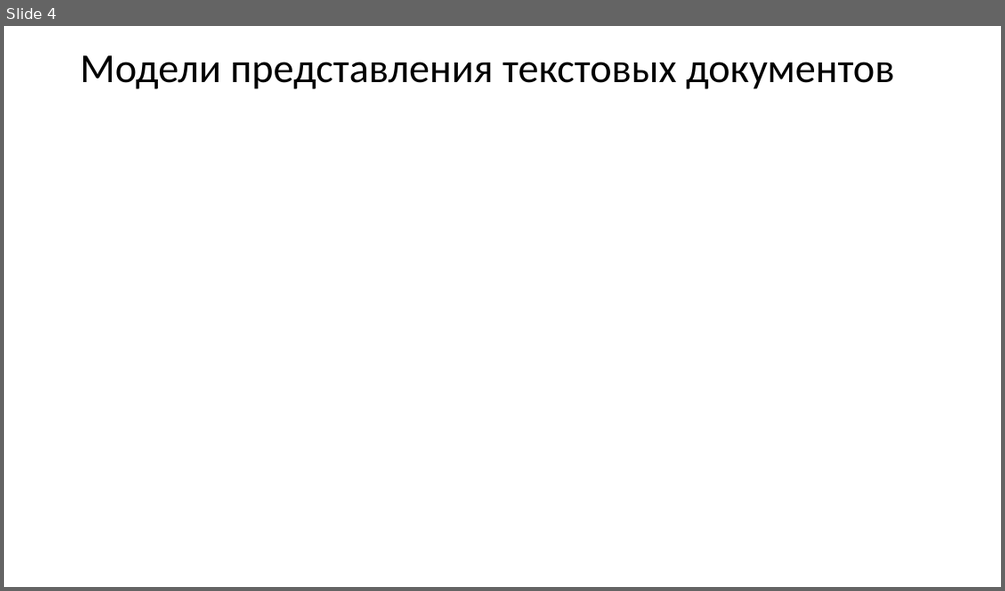
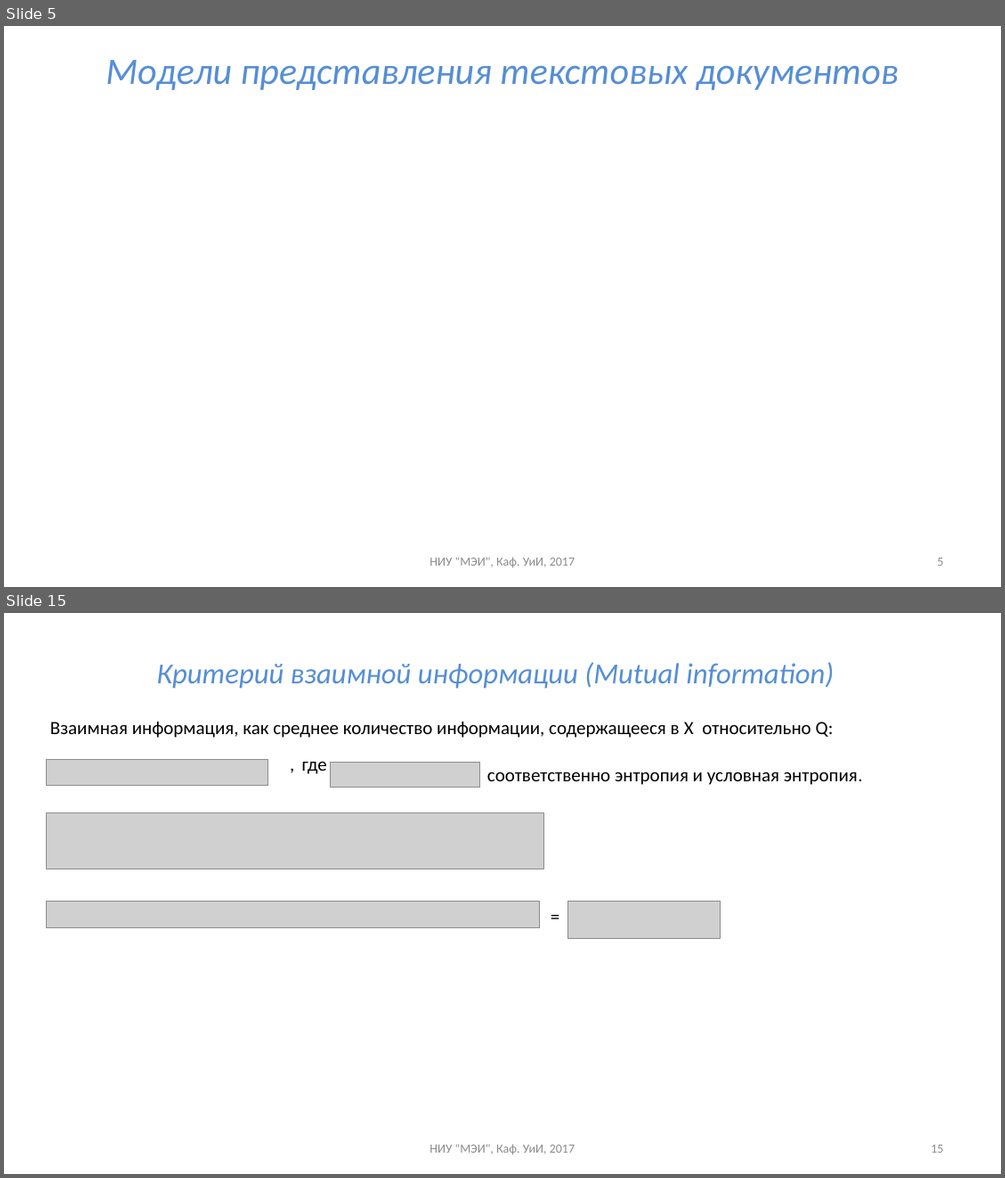
Before and after one commit to uii-mpei/uii-mpei.github.io, a slide deck: study/courses/iis/IIS_lec_2.pptx. Shown one above the other, each under a label of ours: slide 4 before the commit, slides 5 and 15 after it; the slides between them are not shown. The pictures are 1005x591 and 1005x1178 pixels, drawn with LibreOffice and Linux fonts; fonts in the diff are those of the drawing; grey boxes stand for pictures. Boxes give left, top, right and bottom in pixels: in the first picture for what was removed or moved away, otherwise in the second. Text is boxed around its words. In the diff, an @@ line names an element or a change of style, - is before the commit and + after.

```diff
--- a/study/courses/iis/IIS_lec_2.pptx
+++ b/study/courses/iis/IIS_lec_2.pptx
@@ slide 15 added at bbox=[4, 613, 1001, 1174], background #FFFFFF @@
@@ title added at bbox=[156, 662, 833, 689], 28 pt, text #558ED5, italic @@
+Критерий взаимной информации (Mutual information)
@@ text added at bbox=[50, 721, 833, 738], 18 pt, text #000000 @@
+Взаимная информация, как среднее количество информации, содержащееся в X относительно Q:
@@ picture added at bbox=[47, 760, 267, 785] @@
@@ text added at bbox=[302, 762, 327, 774], 18 pt, text #000000 @@
+, где
@@ picture added at bbox=[330, 762, 480, 787] @@
@@ text added at bbox=[487, 771, 863, 785], 18 pt, text #000000 @@
+соответственно энтропия и условная энтропия.
@@ picture added at bbox=[47, 812, 544, 868] @@
@@ picture added at bbox=[47, 900, 540, 928] @@
@@ text added at bbox=[543, 900, 568, 931], 18 pt, text #000000 @@
+=
@@ picture added at bbox=[568, 900, 720, 938] @@
@@ text added at bbox=[429, 1143, 574, 1154], 12 pt, text #8C8C8C @@
+НИУ "МЭИ", Каф. УиИ, 2017
@@ page number added at bbox=[930, 1144, 943, 1152], 12 pt, text #8C8C8C @@
+15
@@ what was slide 4 is now slide 5 @@
@@ slide 5 changed as well @@
@@ title "Модели представления текстовых документов" at bbox=[105, 60, 898, 90]: size 39.6 to 36 pt, text colour #000000 to #558ED5, italic on; alignment left to centre; line spacing 0.9 to 1 @@
@@ text added at bbox=[429, 556, 574, 567], 12 pt, text #8C8C8C @@
+НИУ "МЭИ", Каф. УиИ, 2017
@@ page number added at bbox=[937, 557, 943, 565], 12 pt, text #8C8C8C @@
+5
```
Also in this commit, not shown: 3 other slides changed, 18 other slides added, 2 other files.
